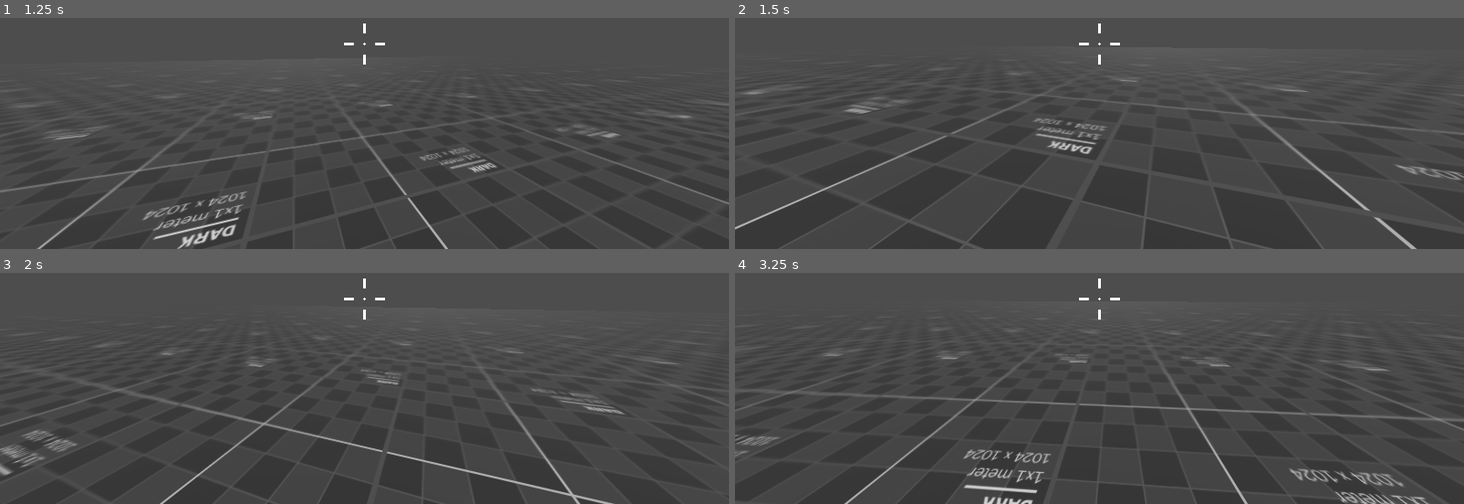
Above: before the commit, frames 1-4 (two rows, left to right).
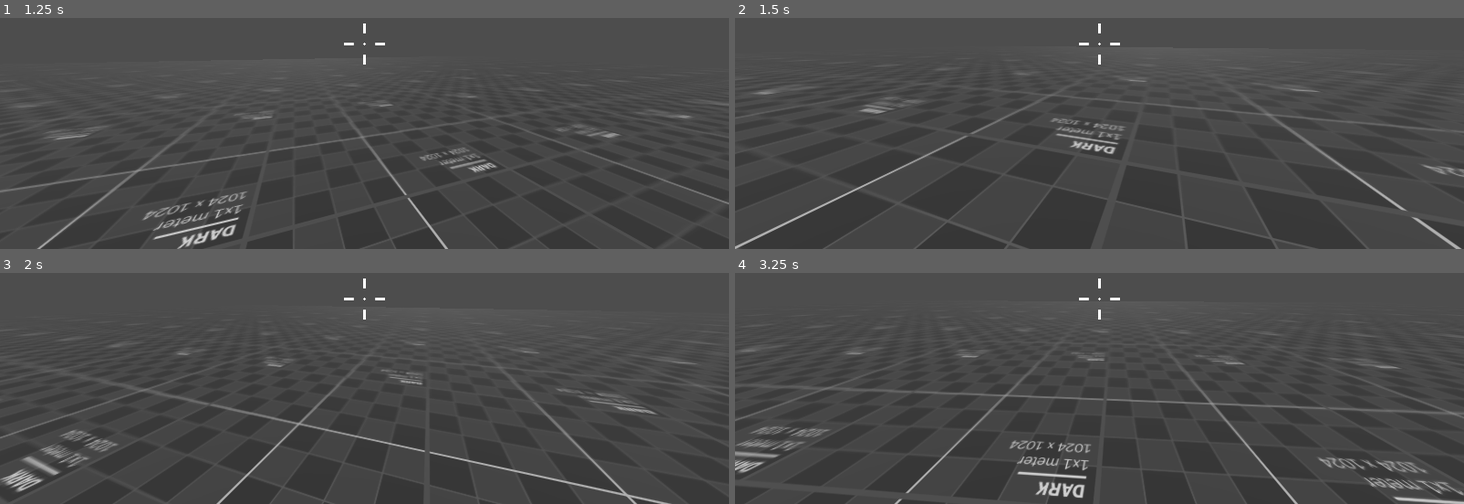
Above: after the commit, the same moments.

Repository: dairycultist/CityZoomer
Game: Godot game, scene res://level.tscn
The game is run twice, just before and just after one commit, with the same random seed, the same clock (stepped at 60 frames per second) and the same inputs.
Inputs (mouse positions are in pixels of both pictures, inside the frame that each line leads up to):
- Up to frame 1 (1.25 s): tap Enter at 0.5 s; move the mouse to (400, 43) at 0.52 s; press the mouse at (400, 43) at 0.53 s; hold W (walk_up) from 0.53 s (still down); tap Space (jump) at 0.77 s
- Up to frame 2 (1.5 s): keep holding W (walk_up); move the mouse to (1063, 45) at 1.27 s; release the mouse at (1063, 45) at 1.28 s; click (1063, 45) at 1.35 s
- Up to frame 3 (2 s): keep holding W (walk_up); tap Space (jump) at 1.52 s
- Up to frame 4 (3.25 s): keep holding W (walk_up); move the mouse to (1114, 291) at 2.02 s; press the mouse at (1114, 291) at 2.03 s; move the mouse to (1092, 305) at 2.77 s; release the mouse at (1092, 305) at 2.78 s; click (1092, 305) at 2.85 s; tap Space (jump) at 3.02 s

Frame 1 is identical in both runs. In frame 2, 4.2% of the frame differs, in the area x 0-100%, y 23-100%; in frame 3, 5.2%; in frame 4, 6.9%.

Commit message:
Update README.md

Diff:
--- a/level.tscn
+++ b/level.tscn
@@ -18,7 +18,6 @@
 ground_accel = 30.0
 air_accel = 18.0
 max_velocity = 3.0
-forward_coherence = 0.001
 
 [node name="Floor" type="StaticBody3D" parent="."]
 
Not shown, changed: README.md
